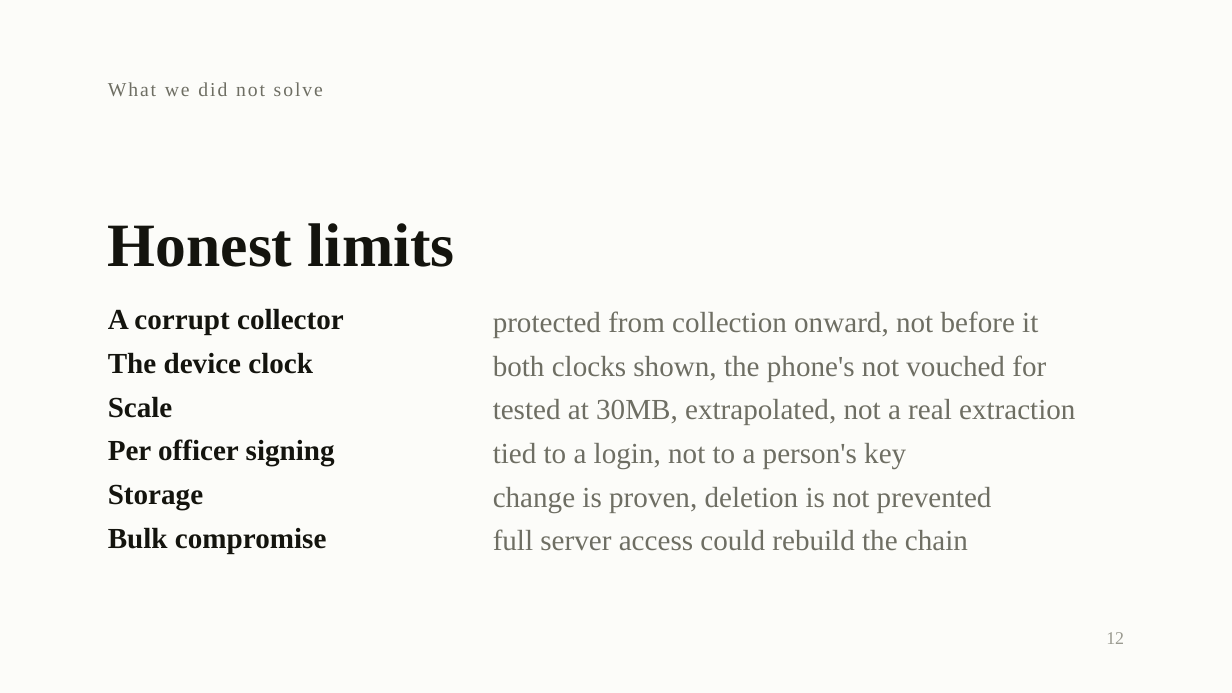
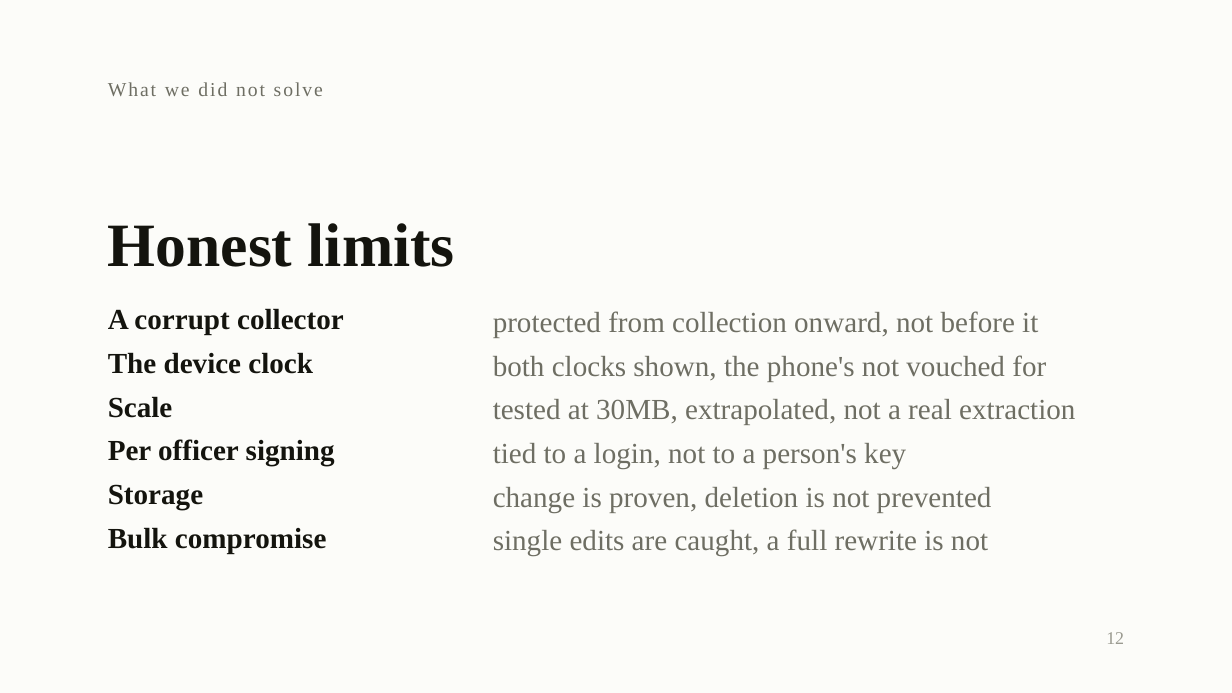
Before and after one commit to devLipeunim/custody-api, a slide deck: slide 12 of deck/custody-deck.pptx. Drawn at 1232x693 pixels with LibreOffice and Linux fonts; fonts in the diff are those of the drawing. Boxes give left, top, right and bottom in pixels: in the first picture for what was removed or moved away, otherwise in the second. Text is boxed around its words. In the diff, an @@ line names an element or a change of style, - is before the commit and + after.

```diff
--- a/deck/custody-deck.pptx
+++ b/deck/custody-deck.pptx
@@ text at (x1=493, y1=529, x2=988, y2=556): text changed @@
-full server access could rebuild the chain
+single edits are caught, a full rewrite is not
```
Also in this commit, not shown: 1 other slide changed, 10 other files.
